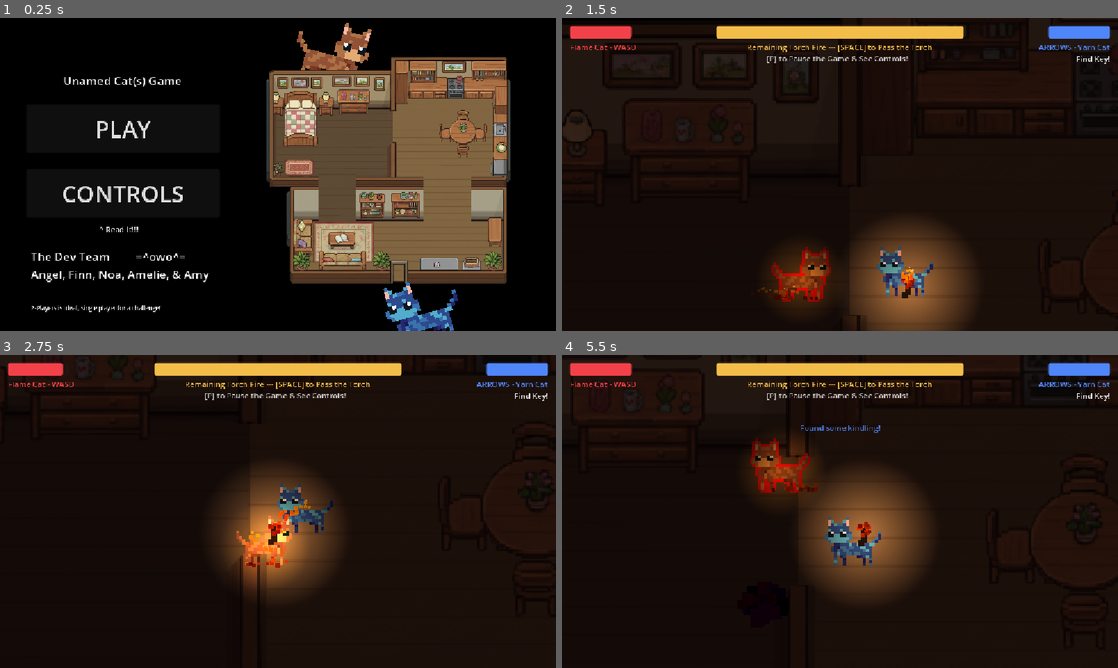
Above: before the commit, frames 1-4 (two rows, left to right).
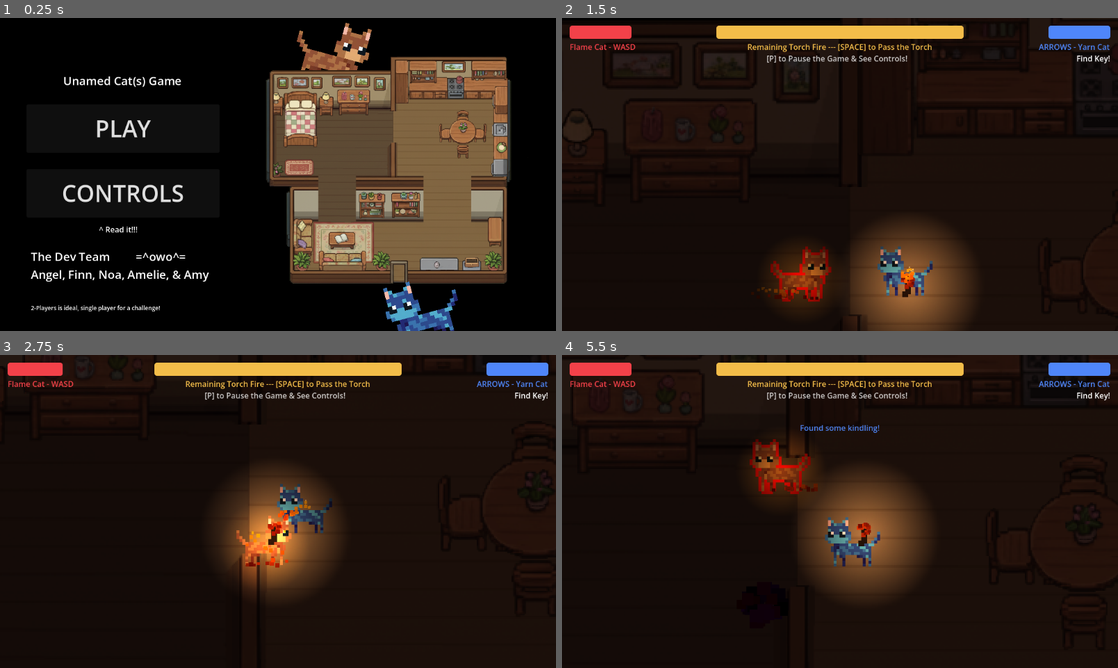
Above: after the commit, the same moments.

Repository: anqilique/GDGJam2-2025
Game: Godot game, scene res://Scenes/start_menu.tscn
The game is run twice, just before and just after one commit, with the same random seed, the same clock (stepped at 60 frames per second) and the same inputs. The engine's default icon, where the game draws it, is replaced by a stand-in: a white triangle on a blue panel in a dark square. Sound files missing from this copy of the repository are replaced by a short silence.
Inputs (mouse positions are in pixels of both pictures, inside the frame that each line leads up to):
- Up to frame 1 (0.25 s): no input
- Up to frame 2 (1.5 s): click "PLAY" at 0.5 s; move the mouse to (962, 158) at 1.27 s; hold D (fire_cat_move_right) from 1.28 s (still down); click (962, 158) at 1.35 s
- Up to frame 3 (2.75 s): move the mouse to (166, 527) at 2.02 s; release D (fire_cat_move_right) at 2.03 s; hold S (fire_cat_move_down) from 2.03 s (still down); tap Space (yarn_cat_pass_torch) at 2.1 s
- Up to frame 4 (5.5 s): move the mouse to (895, 442) at 2.77 s; release S (fire_cat_move_down) at 2.78 s; hold D (fire_cat_move_right) 2.78-3.53 s; tap Shift (yarn_cat_search) at 2.85, 5.1 s; move the mouse to (812, 574) at 3.52 s; hold W (fire_cat_move_up) 3.53-4.28 s; click (812, 574) at 3.6 s; move the mouse to (1006, 558) at 4.27 s; hold A (fire_cat_move_left) from 4.28 s (still down); tap Space (yarn_cat_pass_torch) at 4.35 s; move the mouse to (673, 464) at 5.02 s

The runs differ from the first frame. In frame 1, 5.7% of the frame differs, in the area x 5-92%, y 1-100%; in frame 2, 1.8%; in frame 3, 1.6%; in frame 4, 1.9%.

Commit message:
the game now launches into fullscreen

Diff:
--- a/project.godot
+++ b/project.godot
@@ -8,11 +8,15 @@
 
 config_version=5
 
+[animation]
+
+compatibility/default_parent_skeleton_in_mesh_instance_3d=true
+
 [application]
 
 config/name="gdg-jam2-game"
 run/main_scene="uid://bqsmfx60181ns"
-config/features=PackedStringArray("4.5", "Forward Plus")
+config/features=PackedStringArray("4.6", "Forward Plus")
 config/icon="res://Assets/Art/icon.svg"
 
 [autoload]
@@ -22,7 +26,8 @@
 
 [display]
 
-window/stretch/mode="canvas_items"
+window/size/mode=3
+window/stretch/mode="viewport"
 
 [global_group]
 
Not shown, changed: Assets/Art/Sprite-0001.png.import
Not shown, changed: Assets/Art/blue_arrow.png.import
Not shown, changed: Assets/Art/circle.png.import
Not shown, changed: Assets/Art/icon.svg.import
